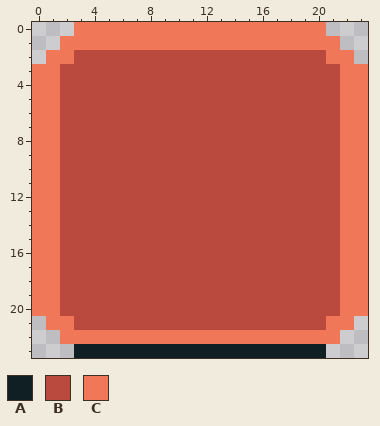
One commit to this pixel-art file: assets/source/aseprite/ui_button.aseprite. Above is the file before it was changed.
24x24 pixels, 1 frame.
Visible layers, top first: "Flat center - nine slice", "Beveled pixel border".
Palette (. is transparent): A #101f24  B #ba493e  C #f07859
Pixels before, first column x 0:
 0 ...CCCCCCCCCCCCCCCCCC...
 1 ..CCCCCCCCCCCCCCCCCCCC..
 2 .CCBBBBBBBBBBBBBBBBBBCC.
 3 CCBBBBBBBBBBBBBBBBBBBBCC
 4 CCBBBBBBBBBBBBBBBBBBBBCC
 5 CCBBBBBBBBBBBBBBBBBBBBCC
 6 CCBBBBBBBBBBBBBBBBBBBBCC
 7 CCBBBBBBBBBBBBBBBBBBBBCC
 8 CCBBBBBBBBBBBBBBBBBBBBCC
 9 CCBBBBBBBBBBBBBBBBBBBBCC
10 CCBBBBBBBBBBBBBBBBBBBBCC
11 CCBBBBBBBBBBBBBBBBBBBBCC
12 CCBBBBBBBBBBBBBBBBBBBBCC
13 CCBBBBBBBBBBBBBBBBBBBBCC
14 CCBBBBBBBBBBBBBBBBBBBBCC
15 CCBBBBBBBBBBBBBBBBBBBBCC
16 CCBBBBBBBBBBBBBBBBBBBBCC
17 CCBBBBBBBBBBBBBBBBBBBBCC
18 CCBBBBBBBBBBBBBBBBBBBBCC
19 CCBBBBBBBBBBBBBBBBBBBBCC
20 CCBBBBBBBBBBBBBBBBBBBBCC
21 .CCBBBBBBBBBBBBBBBBBBCC.
22 ..CCCCCCCCCCCCCCCCCCCC..
23 ...AAAAAAAAAAAAAAAAAA...
Once edited:
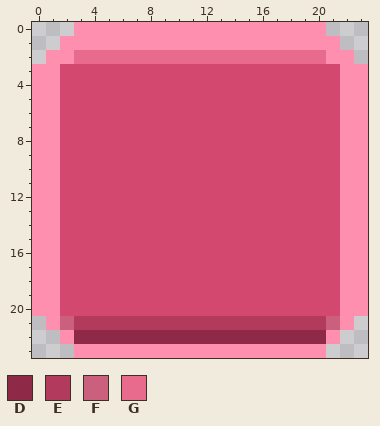
Colours new in this view: D #8e2a48  E #b23a5c  F #ca5f7e  G #e86a8c
From old to new:
layer "Gloss and drop edge" added
colour B: #ba493e -> #d2486e
colour C: #f07859 -> #ff8fae
Layers "Gloss and drop edge", "Beveled pixel border":
y 2: x 3..20 BBBBBBBBBBBBBBBBBB -> GGGGGGGGGGGGGGGGGG
y 21: x 2..21 CBBBBBBBBBBBBBBBBBBC -> FEEEEEEEEEEEEEEEEEEF
y 22: x 3..20 CCCCCCCCCCCCCCCCCC -> DDDDDDDDDDDDDDDDDD
y 23: x 3..20 AAAAAAAAAAAAAAAAAA -> CCCCCCCCCCCCCCCCCC
